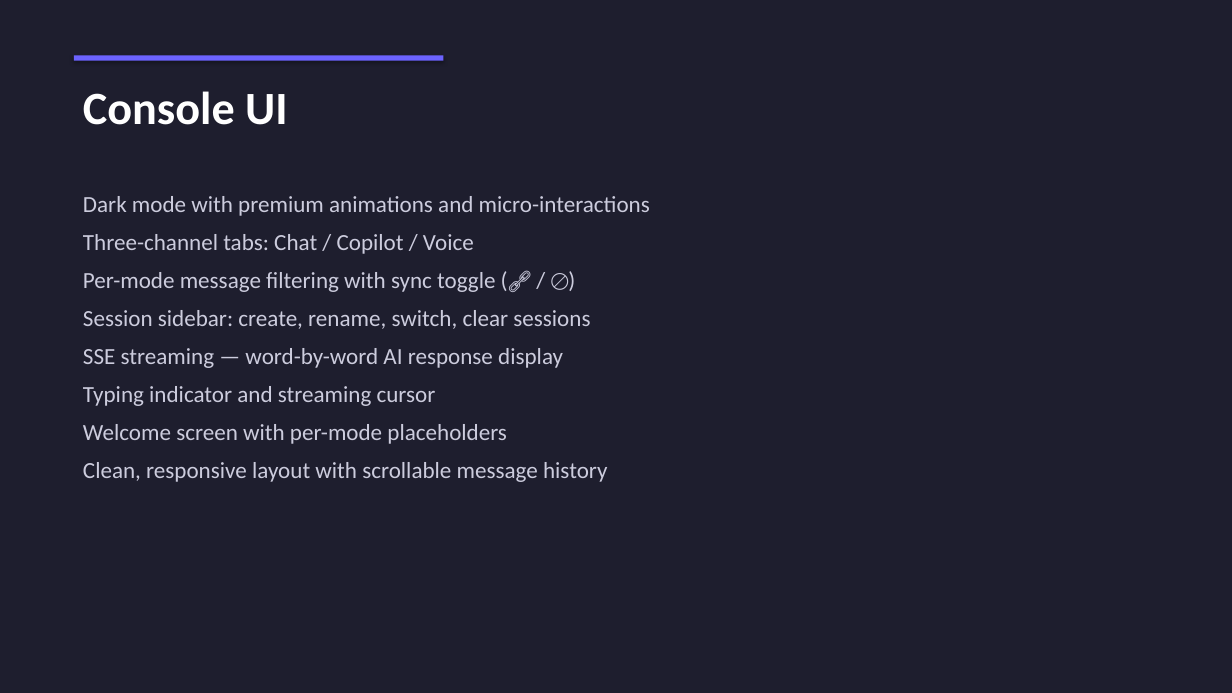
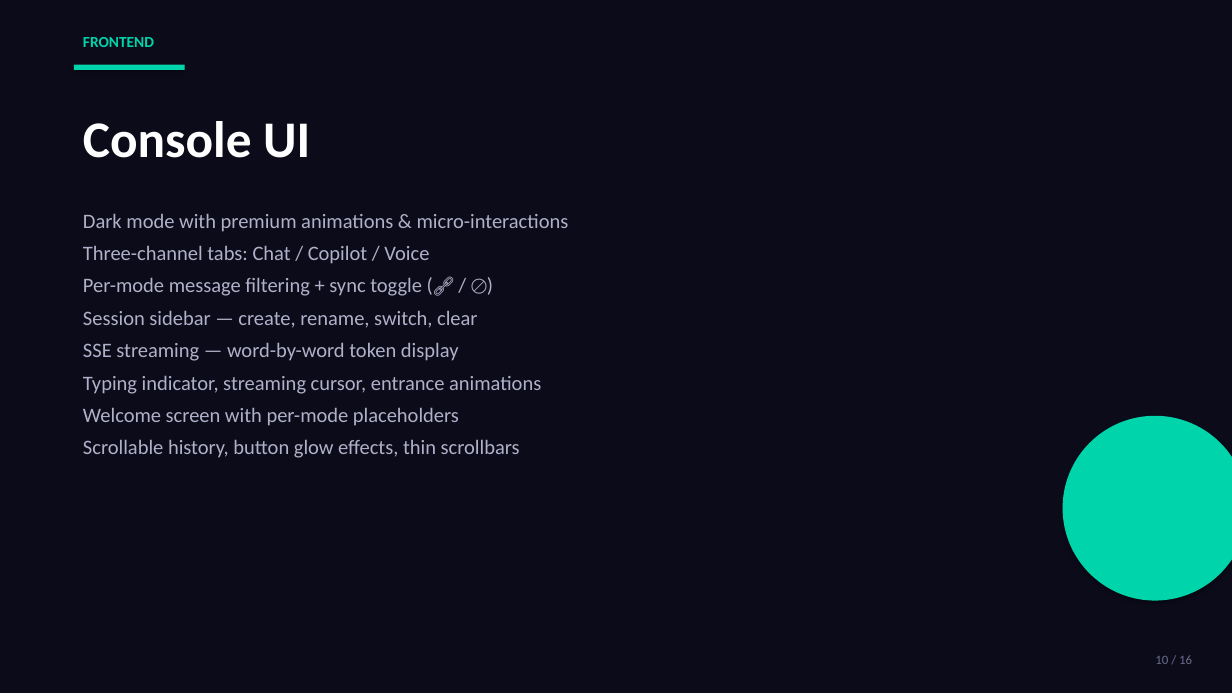
Before and after one commit to ShubhamRSY/voice-agents, a slide deck: slide 10 of Nexus_Overview.pptx. Drawn at 1232x693 pixels with LibreOffice and Linux fonts; fonts in the diff are those of the drawing. Boxes give left, top, right and bottom in pixels: in the first picture for what was removed or moved away, otherwise in the second. Text is boxed around its words. In the diff, an @@ line names an element or a change of style, - is before the commit and + after.

Commit message:
Modernize Nexus PPT with contemporary dark design

```diff
--- a/Nexus_Overview.pptx
+++ b/Nexus_Overview.pptx
@@ background #1E1E2E to #0B0B1A @@
@@ rectangle removed at <box>74,55,444,61</box> @@
@@ text added at <box>83,37,154,47</box>, 12 pt, text #00D4AA, bold @@
+FRONTEND
@@ rectangle added at <box>74,65,185,70</box>, fill #00D4AA @@
@@ text "Console UI": place and size @@
-text "Console UI" at <box>83,91,287,125</box>
+text "Console UI" at <box>83,121,310,158</box>
@@ text "Console UI" at <box>83,121,310,158</box>: size 36 to 40 pt @@
@@ text "Dark mode with premium animations ...": place and size @@
-text "Dark mode with premium animations ..." at <box>83,196,650,482</box>
+text "Dark mode with premium animations ..." at <box>83,213,569,458</box>
@@ text at <box>83,213,569,232</box>: text changed; size 18 to 16 pt; text colour #CCCCDD to #B0B0C8 @@
-Dark mode with premium animations and micro-interactions
+Dark mode with premium animations & micro-interactions
@@ text at <box>83,245,459,426</box>: size 18 to 16 pt, text colour #CCCCDD to #B0B0C8 in "Three-channel tabs: Chat / Copilot / Voice", "Welcome screen with per-mode placeholders"; less space between paragraphs @@
@@ text at <box>83,277,541,394</box>: text changed; size 18 to 16 pt; text colour #CCCCDD to #B0B0C8 @@
-Per-mode message filtering with sync toggle (🔗 / ⊘)
-Session sidebar: create, rename, switch, clear sessions
-SSE streaming — word-by-word AI response display
-Typing indicator and streaming cursor
+Per-mode message filtering + sync toggle (🔗 / ⊘)
+Session sidebar — create, rename, switch, clear
+SSE streaming — word-by-word token display
+Typing indicator, streaming cursor, entrance animations
@@ ellipse added at <box>1063,416,1232,601</box>, fill #00D4AA @@
@@ text at <box>83,439,520,458</box>: text changed; size 18 to 16 pt; text colour #CCCCDD to #B0B0C8 @@
-Clean, responsive layout with scrollable message history
+Scrollable history, button glow effects, thin scrollbars
@@ text added at <box>1155,655,1192,664</box>, 10 pt, text #6B6B8A @@
+10 / 16
```
Also in this commit, not shown: 12 other slides changed, 3 slides added, 1 slide removed, 1 other file.
